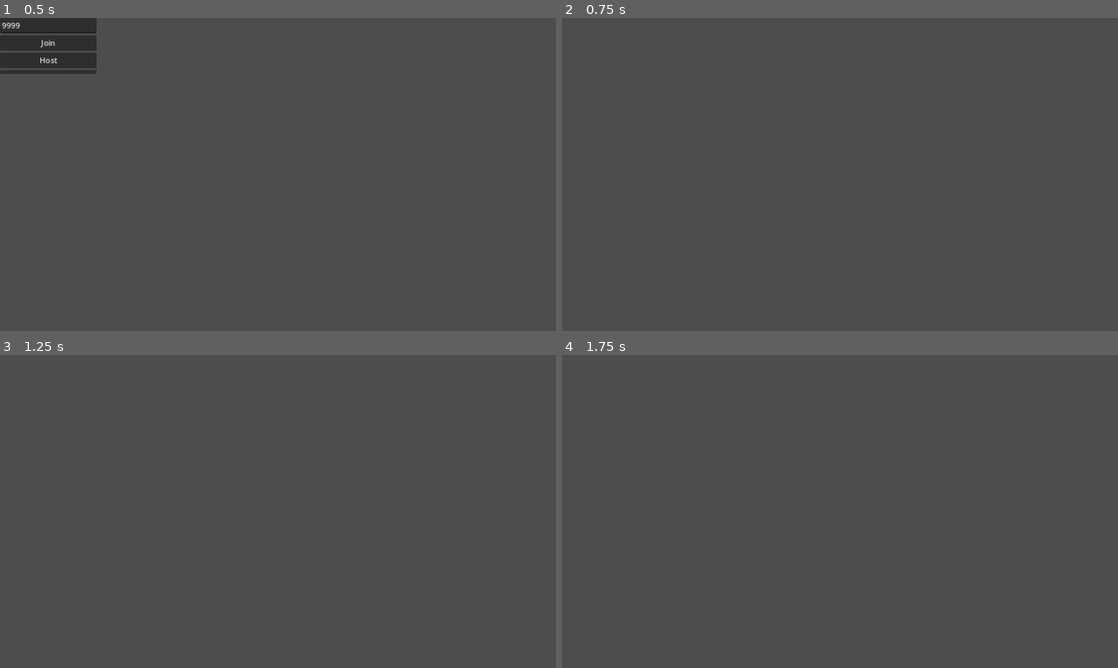
Above: before the commit, frames 1-4 (two rows, left to right).
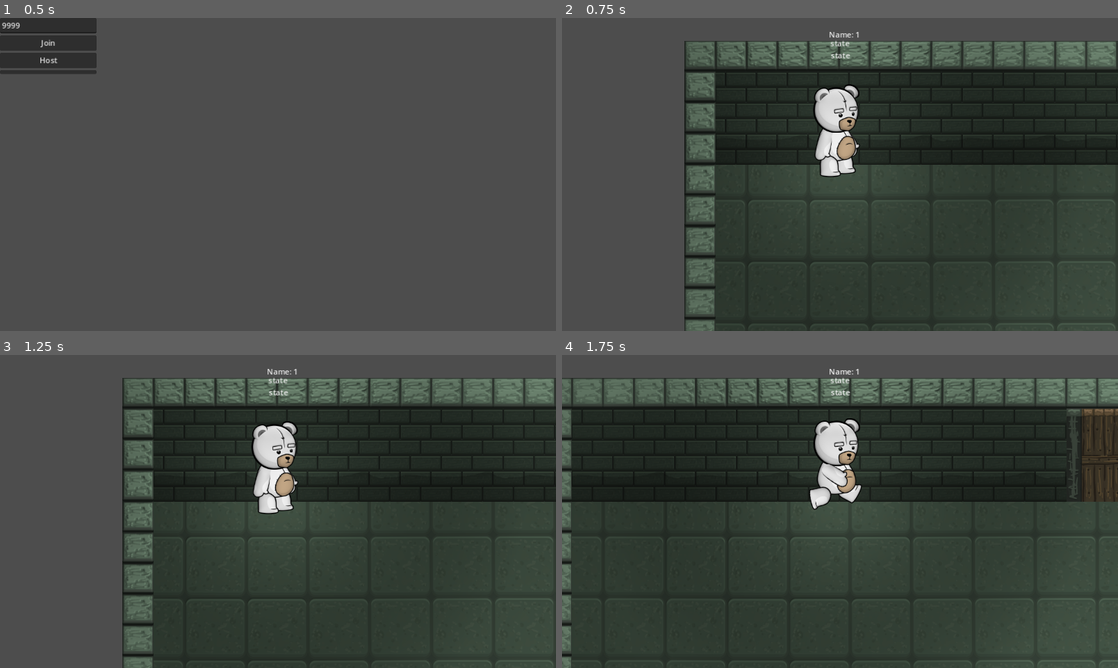
Above: after the commit, the same moments.

Repository: dthomason/unbearable
Game: Godot game, scene res://main.tscn
Two runs of this game, one before a commit and one after it. Both use one fixed random seed, a clock stepped at 60 frames per second and the inputs below. This scene is started directly instead of the project's main scene.
Inputs:
- Up to frame 1 (0.5 s): no input
- Up to frame 2 (0.75 s): click "Join" at 0.5 s
- Up to frame 3 (1.25 s): no input
- Up to frame 4 (1.75 s): tap Enter at 1.25 s; hold D (move_right) from 1.28 s (still down); hold X (effect_tester) from 1.28 s (still down)

Frame 1 is identical in both runs. In frame 2, 55% of the frame differs, in the area x 22-100%, y 4-100%; in frame 3, 55%; in frame 4, 70%, in the area x 0-100%, y 4-100%.
Error after the commit: Invalid access to property or key 'kill_player' on a base object of type 'Nil'. (res://Characters/Player/player.gd:88)

Commit message:
working lobby

Diff:
--- a/Characters/Player/player.gd
+++ b/Characters/Player/player.gd
@@ -27,6 +27,13 @@
 @onready var label_state : Label = $PlayerState
 @onready var label_multi : Label = $MultiState
 @onready var sync = $MultiplayerSynchronizer
+
+# Set by the authority, synchronized on spawn.
+@export var player := 1 :
+	set(id):
+		player = id
+		# Give authority over the player input to the appropriate peer.
+#		$PlayerInput.set_multiplayer_authority(id)
 
 func _enter_tree():
 	set_multiplayer_authority(str(name).to_int())
--- a/Characters/Player/player.tscn
+++ b/Characters/Player/player.tscn
@@ -197,6 +197,190 @@
 "transitions": PackedFloat32Array(1),
 "update": 1,
 "values": [true]
+}
+
+[sub_resource type="Animation" id="Animation_v2q6l"]
+resource_name = "Burned"
+length = 0.2
+tracks/0/type = "value"
+tracks/0/imported = false
+tracks/0/enabled = true
+tracks/0/path = NodePath("Effects/Burn/BurnBody:visible")
+tracks/0/interp = 1
+tracks/0/loop_wrap = true
+tracks/0/keys = {
+"times": PackedFloat32Array(0),
+"transitions": PackedFloat32Array(1),
+"update": 1,
+"values": [false]
+}
+tracks/1/type = "value"
+tracks/1/imported = false
+tracks/1/enabled = true
+tracks/1/path = NodePath("Effects/Burn/BurnFeet:visible")
+tracks/1/interp = 1
+tracks/1/loop_wrap = true
+tracks/1/keys = {
+"times": PackedFloat32Array(0),
+"transitions": PackedFloat32Array(1),
+"update": 1,
+"values": [false]
+}
+tracks/2/type = "value"
+tracks/2/imported = false
+tracks/2/enabled = true
+tracks/2/path = NodePath("Effects/Burn/BurnHead:visible")
+tracks/2/interp = 1
+tracks/2/loop_wrap = true
+tracks/2/keys = {
+"times": PackedFloat32Array(0),
+"transitions": PackedFloat32Array(1),
+"update": 1,
+"values": [false]
+}
+tracks/3/type = "value"
+tracks/3/imported = false
+tracks/3/enabled = true
+tracks/3/path = NodePath("Body/LegRight:self_modulate")
+tracks/3/interp = 1
+tracks/3/loop_wrap = true
+tracks/3/keys = {
+"times": PackedFloat32Array(0),
+"transitions": PackedFloat32Array(1),
+"update": 1,
+"values": [Color(0.141176, 0.141176, 0.141176, 0)]
+}
+tracks/4/type = "value"
+tracks/4/imported = false
+tracks/4/enabled = true
+tracks/4/path = NodePath("Body/Torso:modulate")
+tracks/4/interp = 1
+tracks/4/loop_wrap = true
+tracks/4/keys = {
+"times": PackedFloat32Array(0),
+"transitions": PackedFloat32Array(1),
+"update": 1,
+"values": [Color(0.141176, 0.141176, 0.141176, 0)]
+}
+tracks/5/type = "value"
+tracks/5/imported = false
+tracks/5/enabled = true
+tracks/5/path = NodePath("Body/LegLeft:self_modulate")
+tracks/5/interp = 1
+tracks/5/loop_wrap = true
+tracks/5/keys = {
+"times": PackedFloat32Array(0),
+"transitions": PackedFloat32Array(1),
+"update": 1,
+"values": [Color(0.141176, 0.141176, 0.141176, 0)]
+}
+tracks/6/type = "value"
+tracks/6/imported = false
+tracks/6/enabled = true
+tracks/6/path = NodePath("Body/Head:self_modulate")
+tracks/6/interp = 1
+tracks/6/loop_wrap = true
+tracks/6/keys = {
+"times": PackedFloat32Array(0),
+"transitions": PackedFloat32Array(1),
+"update": 1,
+"values": [Color(0.141176, 0.141176, 0.141176, 0)]
+}
+tracks/7/type = "value"
+tracks/7/imported = false
+tracks/7/enabled = true
+tracks/7/path = NodePath("Effects/Burn:visible")
+tracks/7/interp = 1
+tracks/7/loop_wrap = true
+tracks/7/keys = {
+"times": PackedFloat32Array(),
+"transitions": PackedFloat32Array(),
+"update": 1,
+"values": []
+}
+tracks/8/type = "value"
+tracks/8/imported = false
+tracks/8/enabled = true
+tracks/8/path = NodePath("Body/ArmLeft:self_modulate")
+tracks/8/interp = 1
+tracks/8/loop_wrap = true
+tracks/8/keys = {
+"times": PackedFloat32Array(0),
+"transitions": PackedFloat32Array(1),
+"update": 1,
+"values": [Color(0.141176, 0.141176, 0.141176, 0)]
+}
+tracks/9/type = "value"
+tracks/9/imported = false
+tracks/9/enabled = true
+tracks/9/path = NodePath("Body/ArmRight:self_modulate")
+tracks/9/interp = 1
+tracks/9/loop_wrap = true
+tracks/9/keys = {
+"times": PackedFloat32Array(0),
+"transitions": PackedFloat32Array(1),
+"update": 1,
+"values": [Color(0.141176, 0.141176, 0.141176, 0)]
+}
+tracks/10/type = "value"
+tracks/10/imported = false
+tracks/10/enabled = true
+tracks/10/path = NodePath("Body/Head/Mouth:self_modulate")
+tracks/10/interp = 1
+tracks/10/loop_wrap = true
+tracks/10/keys = {
+"times": PackedFloat32Array(0),
+"transitions": PackedFloat32Array(1),
+"update": 1,
+"values": [Color(0.141176, 0.141176, 0.141176, 0)]
+}
+tracks/11/type = "value"
+tracks/11/imported = false
+tracks/11/enabled = true
+tracks/11/path = NodePath("Body/Head/EyeRight:position")
+tracks/11/interp = 1
+tracks/11/loop_wrap = true
+tracks/11/keys = {
+"times": PackedFloat32Array(),
+"transitions": PackedFloat32Array(),
+"update": 0,
+"values": []
+}
+tracks/12/type = "value"
+tracks/12/imported = false
+tracks/12/enabled = true
+tracks/12/path = NodePath("Body/Head/EyeLeft:position")
+tracks/12/interp = 1
+tracks/12/loop_wrap = true
+tracks/12/keys = {
+"times": PackedFloat32Array(),
+"transitions": PackedFloat32Array(),
+"update": 0,
+"values": []
+}
+tracks/13/type = "value"
+tracks/13/imported = false
+tracks/13/enabled = true
+tracks/13/path = NodePath("Body/BurnDust:visible")
+tracks/13/interp = 1
+tracks/13/loop_wrap = true
+tracks/13/keys = {
+"times": PackedFloat32Array(),
+"transitions": PackedFloat32Array(),
+"update": 1,
+"values": []
+}
+tracks/14/type = "value"
+tracks/14/imported = false
+tracks/14/enabled = true
+tracks/14/path = NodePath("Body/Ghost:visible")
+tracks/14/interp = 1
+tracks/14/loop_wrap = true
+tracks/14/keys = {
+"times": PackedFloat32Array(0.2),
+"transitions": PackedFloat32Array(1),
+"update": 1,
+"values": [false]
 }
 
 [sub_resource type="Animation" id="Animation_p75mc"]
@@ -973,190 +1157,6 @@
 "values": [Vector2(0, -2), Vector2(0, -10), Vector2(0, -2), Vector2(0, -10)]
 }
 
-[sub_resource type="Animation" id="Animation_v2q6l"]
-resource_name = "Burned"
-length = 0.2
-tracks/0/type = "value"
-tracks/0/imported = false
-tracks/0/enabled = true
-tracks/0/path = NodePath("Effects/Burn/BurnBody:visible")
-tracks/0/interp = 1
-tracks/0/loop_wrap = true
-tracks/0/keys = {
-"times": PackedFloat32Array(0),
-"transitions": PackedFloat32Array(1),
-"update": 1,
-"values": [false]
-}
-tracks/1/type = "value"
-tracks/1/imported = false
-tracks/1/enabled = true
-tracks/1/path = NodePath("Effects/Burn/BurnFeet:visible")
-tracks/1/interp = 1
-tracks/1/loop_wrap = true
-tracks/1/keys = {
-"times": PackedFloat32Array(0),
-"transitions": PackedFloat32Array(1),
-"update": 1,
-"values": [false]
-}
-tracks/2/type = "value"
-tracks/2/imported = false
-tracks/2/enabled = true
-tracks/2/path = NodePath("Effects/Burn/BurnHead:visible")
-tracks/2/interp = 1
-tracks/2/loop_wrap = true
-tracks/2/keys = {
-"times": PackedFloat32Array(0),
-"transitions": PackedFloat32Array(1),
-"update": 1,
-"values": [false]
-}
-tracks/3/type = "value"
-tracks/3/imported = false
-tracks/3/enabled = true
-tracks/3/path = NodePath("Body/LegRight:self_modulate")
-tracks/3/interp = 1
-tracks/3/loop_wrap = true
-tracks/3/keys = {
-"times": PackedFloat32Array(0),
-"transitions": PackedFloat32Array(1),
-"update": 1,
-"values": [Color(0.141176, 0.141176, 0.141176, 0)]
-}
-tracks/4/type = "value"
-tracks/4/imported = false
-tracks/4/enabled = true
-tracks/4/path = NodePath("Body/Torso:modulate")
-tracks/4/interp = 1
-tracks/4/loop_wrap = true
-tracks/4/keys = {
-"times": PackedFloat32Array(0),
-"transitions": PackedFloat32Array(1),
-"update": 1,
-"values": [Color(0.141176, 0.141176, 0.141176, 0)]
-}
-tracks/5/type = "value"
-tracks/5/imported = false
-tracks/5/enabled = true
-tracks/5/path = NodePath("Body/LegLeft:self_modulate")
-tracks/5/interp = 1
-tracks/5/loop_wrap = true
-tracks/5/keys = {
-"times": PackedFloat32Array(0),
-"transitions": PackedFloat32Array(1),
-"update": 1,
-"values": [Color(0.141176, 0.141176, 0.141176, 0)]
-}
-tracks/6/type = "value"
-tracks/6/imported = false
-tracks/6/enabled = true
-tracks/6/path = NodePath("Body/Head:self_modulate")
-tracks/6/interp = 1
-tracks/6/loop_wrap = true
-tracks/6/keys = {
-"times": PackedFloat32Array(0),
-"transitions": PackedFloat32Array(1),
-"update": 1,
-"values": [Color(0.141176, 0.141176, 0.141176, 0)]
-}
-tracks/7/type = "value"
-tracks/7/imported = false
-tracks/7/enabled = true
-tracks/7/path = NodePath("Effects/Burn:visible")
-tracks/7/interp = 1
-tracks/7/loop_wrap = true
-tracks/7/keys = {
-"times": PackedFloat32Array(),
-"transitions": PackedFloat32Array(),
-"update": 1,
-"values": []
-}
-tracks/8/type = "value"
-tracks/8/imported = false
-tracks/8/enabled = true
-tracks/8/path = NodePath("Body/ArmLeft:self_modulate")
-tracks/8/interp = 1
-tracks/8/loop_wrap = true
-tracks/8/keys = {
-"times": PackedFloat32Array(0),
-"transitions": PackedFloat32Array(1),
-"update": 1,
-"values": [Color(0.141176, 0.141176, 0.141176, 0)]
-}
-tracks/9/type = "value"
-tracks/9/imported = false
-tracks/9/enabled = true
-tracks/9/path = NodePath("Body/ArmRight:self_modulate")
-tracks/9/interp = 1
-tracks/9/loop_wrap = true
-tracks/9/keys = {
-"times": PackedFloat32Array(0),
-"transitions": PackedFloat32Array(1),
-"update": 1,
-"values": [Color(0.141176, 0.141176, 0.141176, 0)]
-}
-tracks/10/type = "value"
-tracks/10/imported = false
-tracks/10/enabled = true
-tracks/10/path = NodePath("Body/Head/Mouth:self_modulate")
-tracks/10/interp = 1
-tracks/10/loop_wrap = true
-tracks/10/keys = {
-"times": PackedFloat32Array(0),
-"transitions": PackedFloat32Array(1),
-"update": 1,
-"values": [Color(0.141176, 0.141176, 0.141176, 0)]
-}
-tracks/11/type = "value"
-tracks/11/imported = false
-tracks/11/enabled = true
-tracks/11/path = NodePath("Body/Head/EyeRight:position")
-tracks/11/interp = 1
-tracks/11/loop_wrap = true
-tracks/11/keys = {
-"times": PackedFloat32Array(),
-"transitions": PackedFloat32Array(),
-"update": 0,
-"values": []
-}
-tracks/12/type = "value"
-tracks/12/imported = false
-tracks/12/enabled = true
-tracks/12/path = NodePath("Body/Head/EyeLeft:position")
-tracks/12/interp = 1
-tracks/12/loop_wrap = true
-tracks/12/keys = {
-"times": PackedFloat32Array(),
-"transitions": PackedFloat32Array(),
-"update": 0,
-"values": []
-}
-tracks/13/type = "value"
-tracks/13/imported = false
-tracks/13/enabled = true
-tracks/13/path = NodePath("Body/BurnDust:visible")
-tracks/13/interp = 1
-tracks/13/loop_wrap = true
-tracks/13/keys = {
-"times": PackedFloat32Array(),
-"transitions": PackedFloat32Array(),
-"update": 1,
-"values": []
-}
-tracks/14/type = "value"
-tracks/14/imported = false
-tracks/14/enabled = true
-tracks/14/path = NodePath("Body/Ghost:visible")
-tracks/14/interp = 1
-tracks/14/loop_wrap = true
-tracks/14/keys = {
-"times": PackedFloat32Array(0.2),
-"transitions": PackedFloat32Array(1),
-"update": 1,
-"values": [false]
-}
-
 [sub_resource type="AnimationLibrary" id="AnimationLibrary_nntre"]
 _data = {
 "Burn": SubResource("Animation_n5cp6"),
--- /dev/null
+++ b/Levels/lobby.gd
@@ -0,0 +1,44 @@
+extends Node2D
+
+
+const SPAWN_RANDOM := 5.0
+
+func _ready():
+	# We only need to spawn players on the server.
+	if not multiplayer.is_server():
+		return
+
+	multiplayer.peer_connected.connect(add_player)
+	multiplayer.peer_disconnected.connect(del_player)
+
+	# Spawn already connected players.
+	for id in multiplayer.get_peers():
+		add_player(id)
+
+	# Spawn the local player unless this is a dedicated server export.
+	if not OS.has_feature("dedicated_server"):
+		add_player(1)
+
+
+func _exit_tree():
+	if not multiplayer.is_server():
+		return
+	multiplayer.peer_connected.disconnect(add_player)
+	multiplayer.peer_disconnected.disconnect(del_player)
+
+
+func add_player(id: int):
+	var character = preload("res://Characters/Player/player.tscn").instantiate()
+	# Set player id.
+	character.player = id
+	# Randomize character position.
+	var pos := Vector2.from_angle(randf() * 2 * PI)
+	character.position = Vector2(pos.x * SPAWN_RANDOM * randf(), pos.y * SPAWN_RANDOM * randf())
+	character.name = str(id)
+	$Players.add_child(character, true)
+
+
+func del_player(id: int):
+	if not $Players.has_node(str(id)):
+		return
+	$Players.get_node(str(id)).queue_free()
--- a/Levels/lobby.tscn
+++ b/Levels/lobby.tscn
@@ -1,5 +1,6 @@
-[gd_scene load_steps=11 format=3 uid="uid://nx0a5n3swbuh"]
-
+[gd_scene load_steps=12 format=3 uid="uid://nx0a5n3swbuh"]
+
+[ext_resource type="Script" path="res://Levels/lobby.gd" id="1_41pim"]
 [ext_resource type="Texture2D" uid="uid://h6evc4oxpg0o" path="res://Levels/Walls/wall_stone.png" id="1_hy6rs"]
 [ext_resource type="Texture2D" uid="uid://bceysm5ar0yax" path="res://Levels/Walls/wall_stone_n.png" id="2_ad5jr"]
 [ext_resource type="Texture2D" uid="uid://ck7wwt6f7qp6r" path="res://Levels/Floor/floor_stone.png" id="3_5i2jm"]
@@ -468,6 +469,7 @@
 sources/2 = SubResource("TileSetAtlasSource_syp8n")
 
 [node name="Lobby" type="Node2D"]
+script = ExtResource("1_41pim")
 metadata/_edit_vertical_guides_ = [960.0]
 
 [node name="TileMap" type="TileMap" parent="."]
@@ -493,9 +495,9 @@
 [node name="CanvasModulate" type="CanvasModulate" parent="."]
 color = Color(0.627451, 0.627451, 0.627451, 1)
 
+[node name="Players" type="Node2D" parent="."]
+
 [node name="MultiplayerSpawner" type="MultiplayerSpawner" parent="."]
 _spawnable_scenes = PackedStringArray("res://Characters/Player/player.tscn")
-spawn_path = NodePath("../SpawnNode")
+spawn_path = NodePath("../Players")
 spawn_limit = 4
-
-[node name="SpawnNode" type="Node" parent="."]
--- a/main.gd
+++ b/main.gd
@@ -1,25 +1,56 @@
 extends Node2D
 
-var multiplayer_peer = ENetMultiplayerPeer.new()
+var player_count = 0
 
-@onready var menu = $Menu
+
+func _ready():
+		# Start paused.
+#	get_tree().paused = true
+	# You can save bandwidth by disabling server relay and peer notifications.
+	multiplayer.server_relay = false
+
+	# Automatically start the server in headless mode.
+	if DisplayServer.get_name() == "headless":
+		print("Automatically starting dedicated server.")
+		_on_host_pressed.call_deferred()
 
 func _on_join_pressed():
+	var peer = ENetMultiplayerPeer.new()
 	var port = str($Menu/Port.text).to_int()
-	multiplayer_peer.create_client("localhost", port)
-	multiplayer.multiplayer_peer = multiplayer_peer
-	menu.visible = false
+
+	peer.create_client("localhost", port)
+	multiplayer.multiplayer_peer = peer
+	start_game()
 
 func _on_host_pressed():
+	var peer = ENetMultiplayerPeer.new()
 	var port = str($Menu/Port.text).to_int()
-	multiplayer_peer.create_server(port)
-	multiplayer.multiplayer_peer = multiplayer_peer
-	multiplayer_peer.peer_connected.connect(func(id): add_player(id))
-	menu.visible = false
-	add_player()
 
+	peer.create_server(port)
 
-func add_player(id=1):
-	var player = preload("res://Characters/Player/player.tscn").instantiate()
-	player.name = str(id)
-	add_child(player)
+	# Start as server.
+	if peer.get_connection_status() == MultiplayerPeer.CONNECTION_DISCONNECTED:
+		OS.alert("Failed to start multiplayer server.")
+		return
+
+	multiplayer.multiplayer_peer = peer
+#	peer.peer_connected.connect(func(id): add_player(id))
+	start_game()
+
+func start_game():
+	# Hide the UI and unpause to start the game.
+	$Menu.hide()
+	# Only change level on the server.
+	# Clients will instantiate the level via the spawner.
+	if multiplayer.is_server():
+		change_level.call_deferred(load("res://Levels/lobby.tscn"))
+
+# Call this function deferred and only on the main authority (server).
+func change_level(scene: PackedScene):
+	# Remove old level if any.
+	var level = $Level
+	for c in level.get_children():
+		level.remove_child(c)
+		c.queue_free()
+	# Add new level.
+	level.add_child(scene.instantiate())
--- a/main.tscn
+++ b/main.tscn
@@ -4,6 +4,12 @@
 
 [node name="Main" type="Node2D"]
 script = ExtResource("1_hhj8t")
+
+[node name="Level" type="Node" parent="."]
+
+[node name="MultiplayerSpawner" type="MultiplayerSpawner" parent="."]
+_spawnable_scenes = PackedStringArray("res://Levels/lobby.tscn", "res://Levels/Level01.tscn")
+spawn_path = NodePath("../Level")
 
 [node name="Menu" type="VBoxContainer" parent="."]
 offset_right = 200.0
@@ -26,9 +32,5 @@
 layout_mode = 2
 color = Color(1, 1, 1, 1)
 
-[node name="MultiplayerSpawner" type="MultiplayerSpawner" parent="."]
-_spawnable_scenes = PackedStringArray("res://Characters/Player/player.tscn")
-spawn_path = NodePath("..")
-
 [connection signal="pressed" from="Menu/Join" to="." method="_on_join_pressed"]
 [connection signal="pressed" from="Menu/Host" to="." method="_on_host_pressed"]
